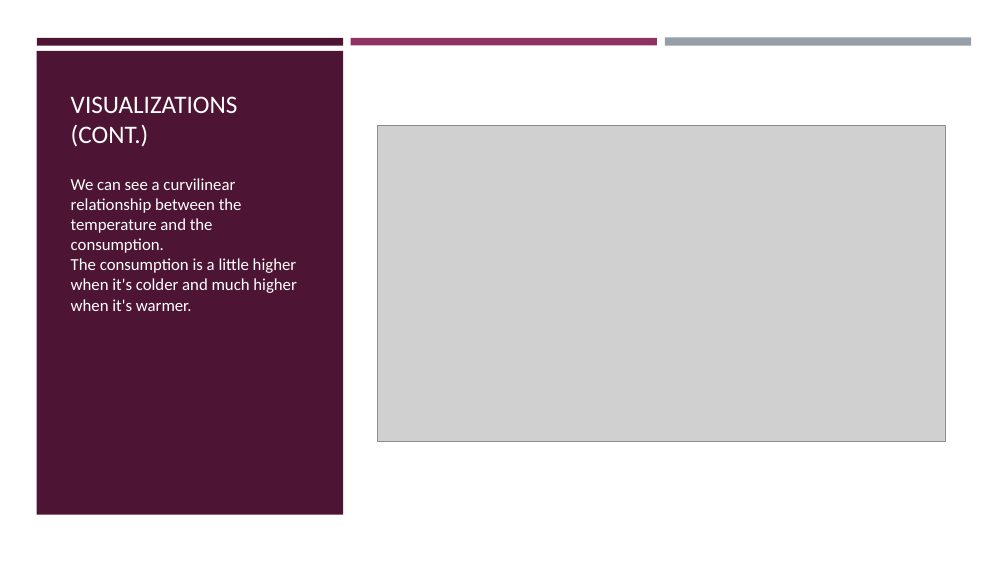
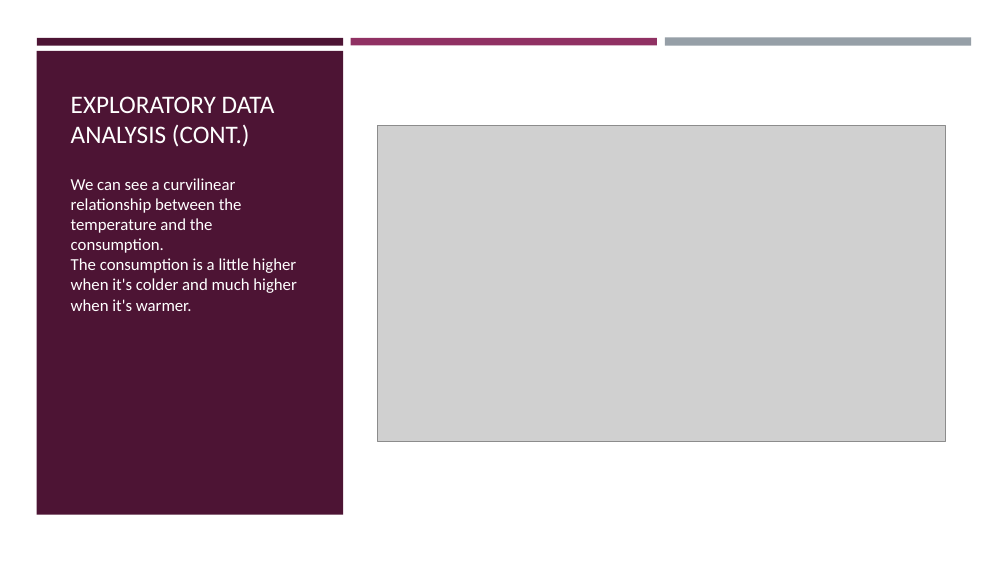
Before and after one commit to rudymalhi/data-science-course-final-project, a slide deck: slide 5 of Energy Consumption Presentation.pptx. Drawn at 1008x567 pixels with LibreOffice and Linux fonts; fonts in the diff are those of the drawing; grey boxes stand for pictures. Boxes give left, top, right and bottom in pixels: in the first picture for what was removed or moved away, otherwise in the second. Text is boxed around its words. In the diff, an @@ line names an element or a change of style, - is before the commit and + after.

```diff
--- a/Energy Consumption Presentation.pptx
+++ b/Energy Consumption Presentation.pptx
@@ title at (71,96,275,147): text changed @@
-VISUALIZATIONS (CONT.)
+EXPLORATORY DATA ANALYSIS (CONT.)
```
Also in this commit, not shown: 1 other slide changed.
